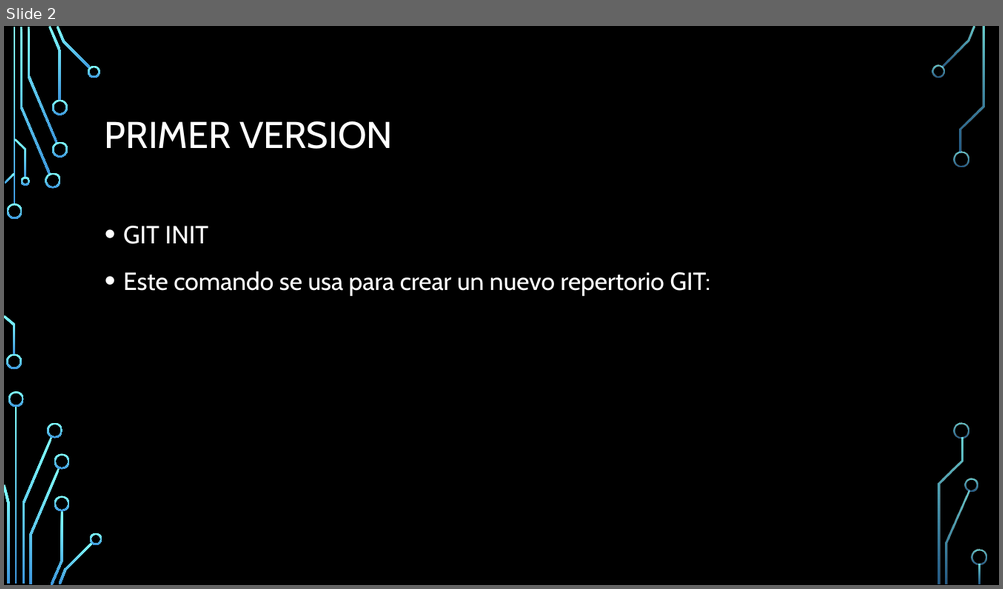
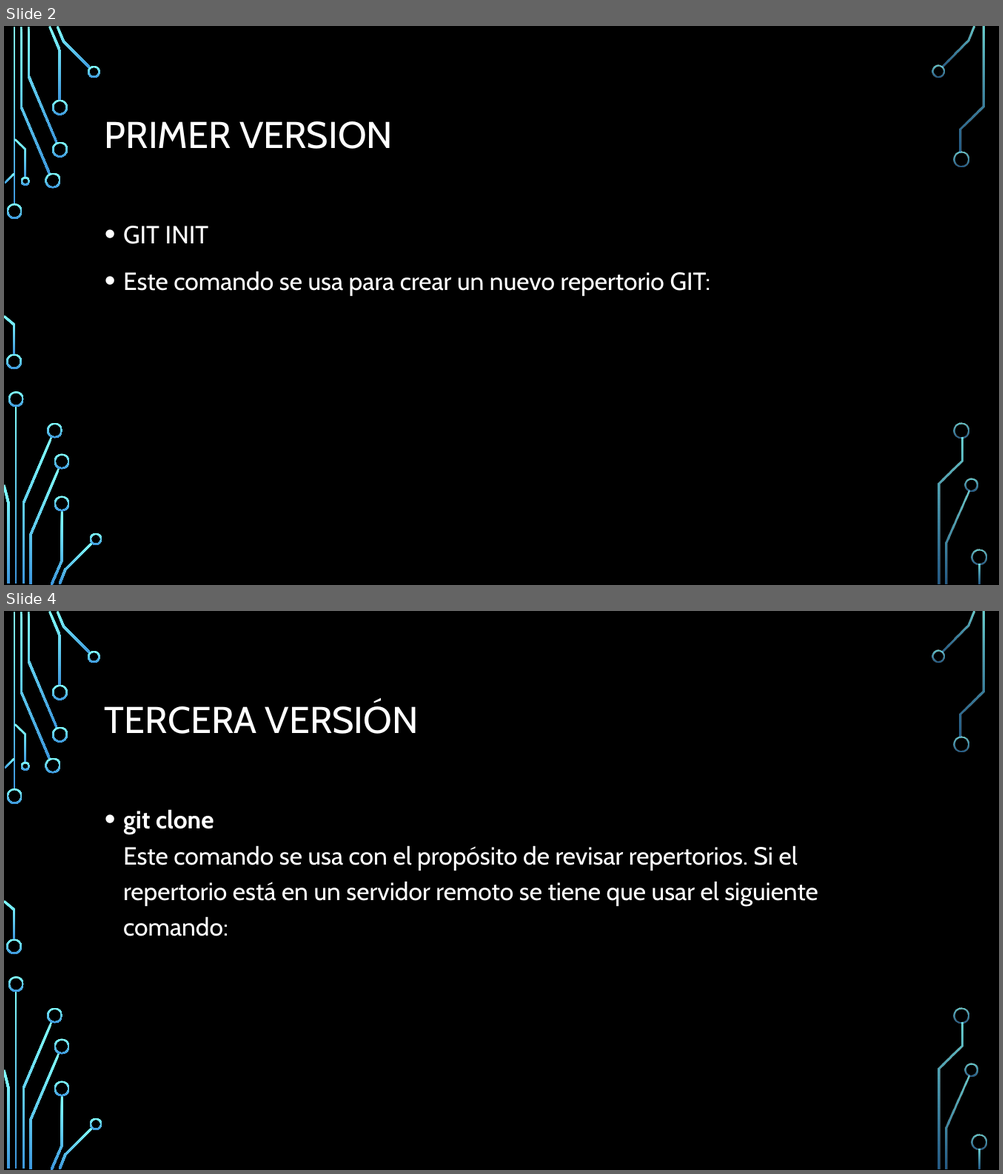
Before and after one commit to Diegao/Versionamiento, a slide deck: Versionamiento.pptx. Shown one above the other, each under a label of ours: slide 2 before the commit, slides 2 and 4 after it; the slides between them are not shown. The pictures are 1003x589 and 1003x1174 pixels, drawn with LibreOffice and Linux fonts; fonts in the diff are those of the drawing; background and template pictures are left out. Boxes give left, top, right and bottom in pixels: in the first picture for what was removed or moved away, otherwise in the second. Text is boxed around its words. In the diff, an @@ line names an element or a change of style, - is before the commit and + after.

Commit message:
Esta es la Tercera Version

```diff
--- a/Versionamiento.pptx
+++ b/Versionamiento.pptx
@@ slide 4 added at (4,611,999,1170), background picture (left out); not listed: 36 template elements that a slide beside it also shows @@
@@ title added at (105,702,418,734), 36 pt, text #FFFFFF @@
+TERCERA VERSIÓN
@@ text added at (123,809,818,937), 24 pt, text #FFFFFF @@
+• git clone
+  Este comando se usa con el propósito de revisar repertorios. Si el repertorio está en un servidor remoto se tiene que usar el siguiente comando:
```
Also in this commit, not shown: 1 slide changed.
